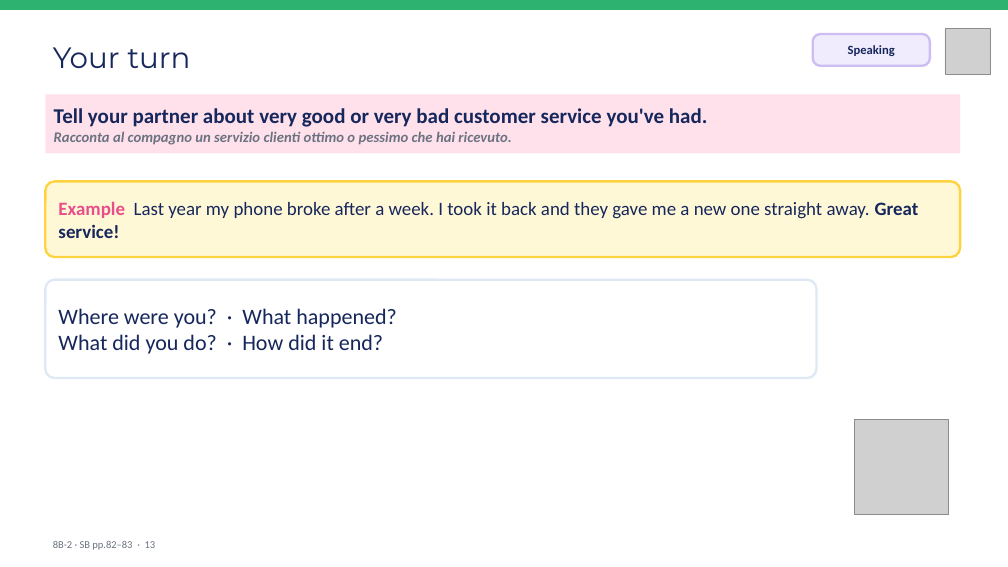
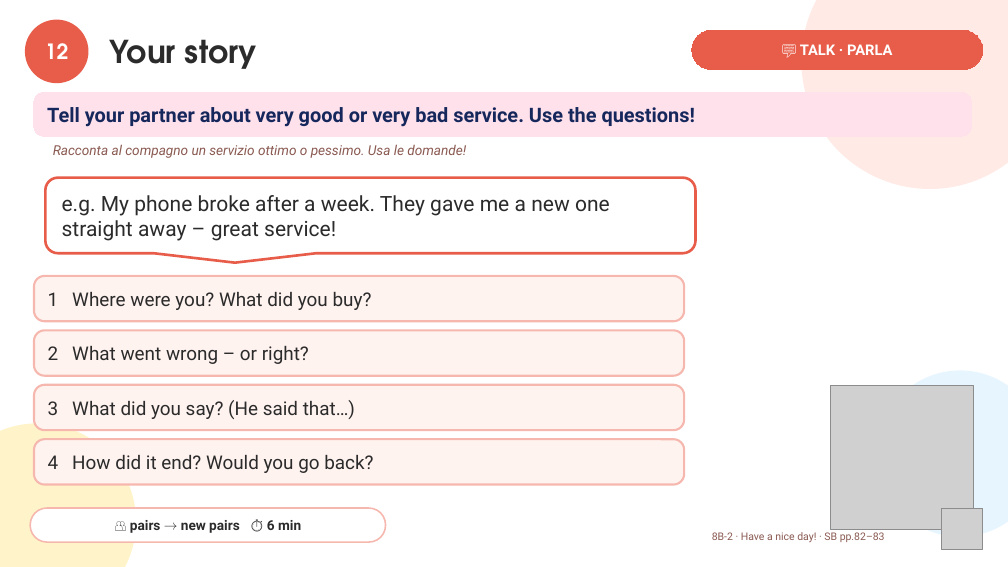
Before and after one commit to londonlanguageschool/Bagheria-, a slide deck: slide 12 of materials/B1/B1_8B-2_Have_a_nice_day.pptx (slide 13 before the commit). Drawn at 1008x567 pixels with LibreOffice and Linux fonts; fonts in the diff are those of the drawing; grey boxes stand for pictures. Boxes give left, top, right and bottom in pixels: in the first picture for what was removed or moved away, otherwise in the second. Text is boxed around its words. In the diff, an @@ line names an element or a change of style, - is before the commit and + after.

```diff
--- a/materials/B1/B1_8B-2_Have_a_nice_day.pptx
+++ b/materials/B1/B1_8B-2_Have_a_nice_day.pptx
@@ rectangle removed at [0,0,1008,9] @@
@@ ellipse added at [26,21,87,82], fill #E85D4A, outline #E85D4A 3 pt, 20 pt, text #FFFFFF, bold @@
+12
@@ ellipse added at [802,0,1008,189], fill #FFE3DD at 75% opacity @@
@@ text at [109,39,257,69]: text changed; size 28 to 30 pt; font Montserrat to TeX Gyre Adventor; text colour #16275C to #2B2B2B; bold on @@
-Your turn
+Your story
@@ rounded rectangle added at [692,30,983,70], fill #E85D4A, outline #E85D4A 0.75 pt, 14 pt, text #FFFFFF, bold @@
+💬 TALK · PARLA
@@ rounded rectangle removed at [813,34,930,66] @@
-Speaking
@@ rounded rectangle "Tell your partner about very ...": place and size @@
-rounded rectangle "Tell your partner about very ..." at [45,95,960,154]
+rounded rectangle "Tell your partner about very ..." at [34,92,972,136]
@@ rounded rectangle "Tell your partner about very ..." at [34,92,972,136]: rectangle to rounded rectangle; outline none to #FFE1EC 0.75 pt @@
@@ text in rounded rectangle at [47,107,695,127]: text changed; size 14 to 19 pt; font Calibri to Roboto; text colour #6B7280 to #16275C; italic off @@
-Tell your partner about very good or very bad customer service you've had.
-Racconta al compagno un servizio clienti ottimo o pessimo che hai ricevuto.
+Tell your partner about very good or very bad service. Use the questions!
@@ text added at [53,144,466,158], 13 pt, text #8A5A52, italic @@
+Racconta al compagno un servizio ottimo o pessimo. Usa le domande!
@@ rounded speech box "e.g. My phone broke after ...": place and size @@
-rounded speech box "e.g. My phone broke after ..." at [45,181,960,257]
+rounded speech box "e.g. My phone broke after ..." at [45,178,696,253]
@@ rounded speech box "e.g. My phone broke after ..." at [45,178,696,253]: rounded rectangle to rounded speech box; fill #FFF8D6 to #FFFFFF; outline #FFD23F 2.25 pt to #E85D4A 2.5 pt @@
@@ text in rounded speech box at [62,195,610,241]: text changed; size 18 to 20 pt; font Calibri to Roboto; text colour #16275C to #2B2B2B @@
-Example Last year my phone broke after a week. I took it back and they gave me a new one straight away. Great service!
+e.g. My phone broke after a week. They gave me a new one straight away – great service!
@@ rounded rectangle "1 Where were you? What ...": place and size @@
-rounded rectangle "1 Where were you? What ..." at [45,280,817,378]
+rounded rectangle "1 Where were you? What ..." at [34,276,684,321]
@@ rounded rectangle "1 Where were you? What ..." at [34,276,684,321]: fill #FFFFFF to #FFF3F0; outline #DFE9F5 2.25 pt to #F6B8AE 2 pt; proportions changed @@
@@ text in rounded rectangle at [48,292,372,310]: text changed; size 21 to 18 pt; font Calibri to Roboto; text colour #16275C to #2B2B2B @@
-Where were you? · What happened?
-What did you do? · How did it end?
+1 Where were you? What did you buy?
@@ rounded rectangle added at [34,330,684,376], fill #FFF3F0, outline #F6B8AE 2 pt, 18 pt, text #2B2B2B @@
+2 What went wrong – or right?
@@ rounded rectangle added at [34,385,684,430], fill #FFF3F0, outline #F6B8AE 2 pt, 18 pt, text #2B2B2B @@
+3 What did you say? (He said that…)
@@ picture added at [830,386,974,529] @@
@@ ellipse added at [877,371,1008,537], fill #E0F2FE at 75% opacity @@
@@ ellipse added at [0,423,136,567], fill #FFF1B8 at 75% opacity @@
@@ rounded rectangle added at [34,439,684,485], fill #FFF3F0, outline #F6B8AE 2 pt, 18 pt, text #2B2B2B @@
+4 How did it end? Would you go back?
@@ picture removed at [854,420,949,514] @@
@@ rounded rectangle added at [30,508,386,542], fill #FFFFFF, outline #F6B8AE 1.5 pt, 13 pt, text #2B2B2B, bold @@
+👥 pairs → new pairs ⏱ 6 min
@@ picture: place and size @@
-picture at [945,29,991,74]
+picture at [941,508,983,550]
@@ text at [712,532,885,542]: text changed; font Calibri to Roboto; text colour #6B7280 to #8A5A52 @@
-8B-2 · SB pp.82–83 · 13
+8B-2 · Have a nice day! · SB pp.82–83
```
Also in this commit, not shown: 9 other slides changed, 7 slides added, 9 slides removed, 23 other files.
